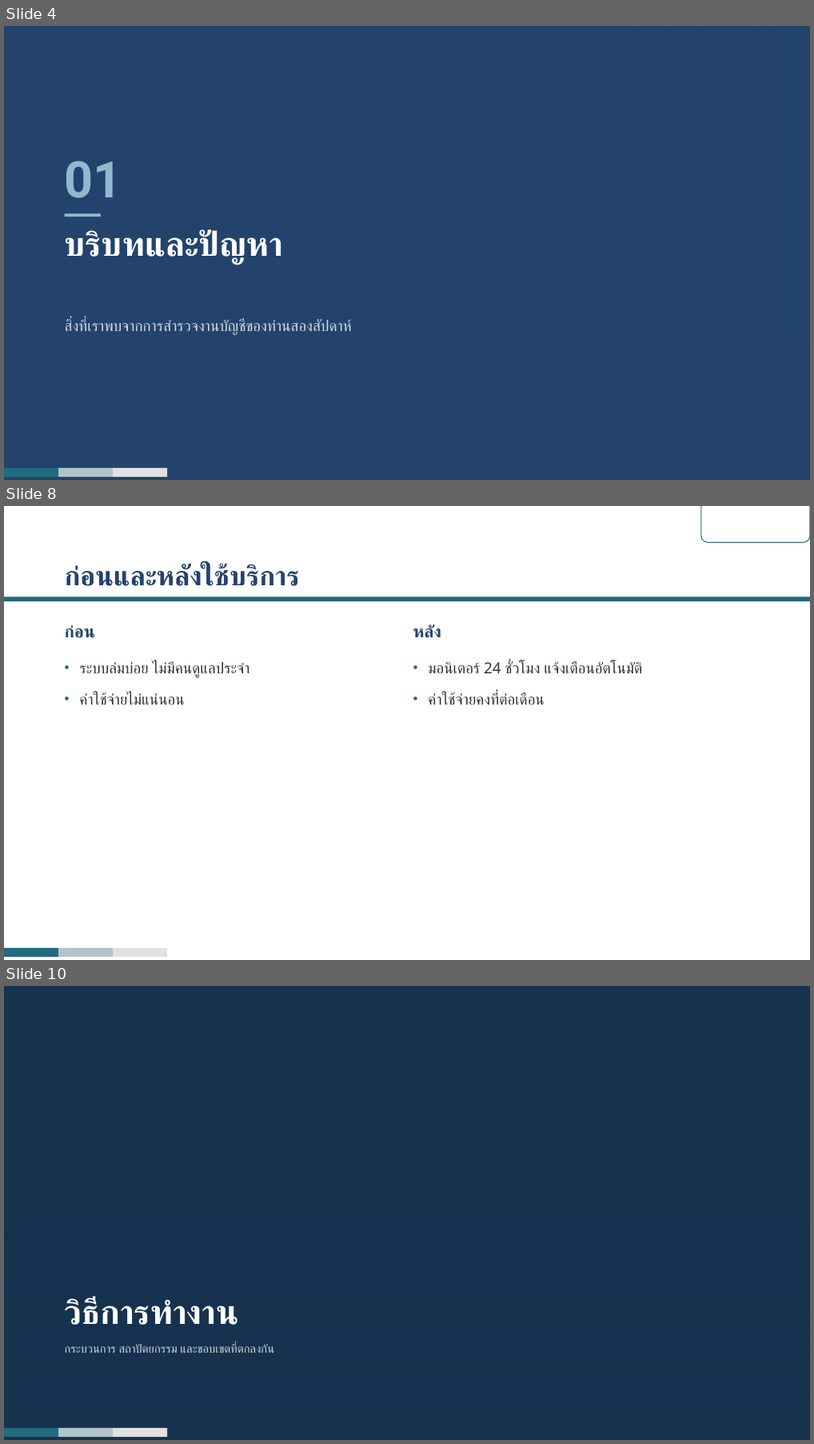
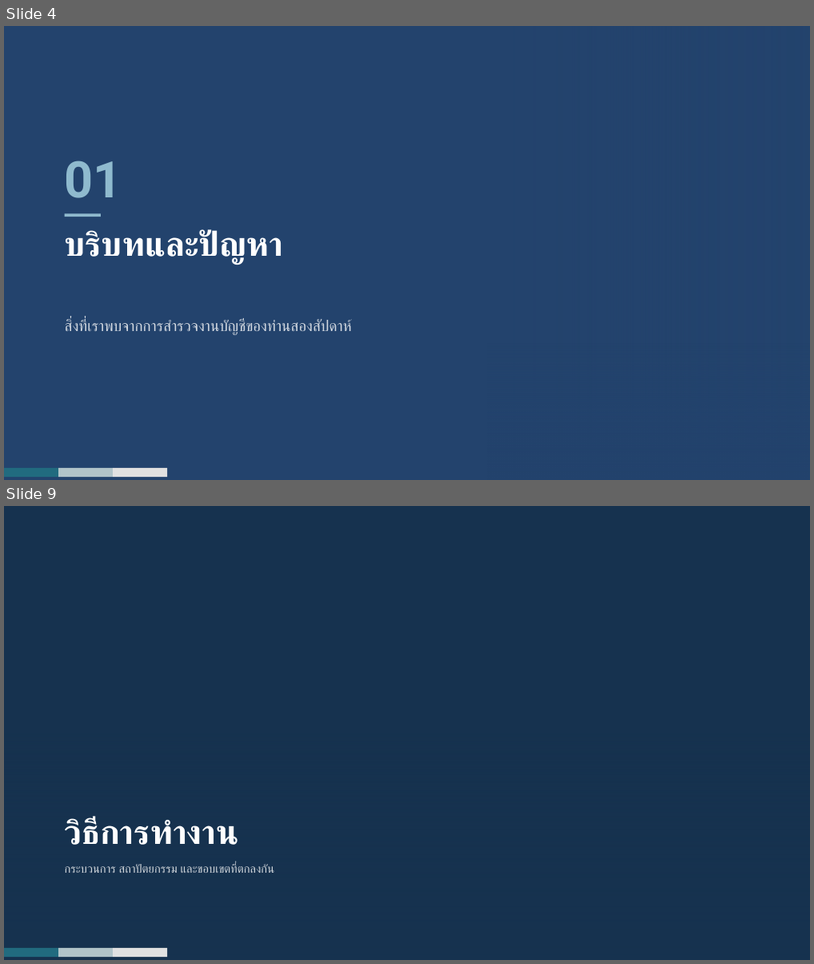
Before and after one commit to rofthanakrit-maker/nct-design-system, a slide deck: NCT-Slide-Template-Corp-Demo.pptx. Shown one above the other, each under a label of ours: slides 4, 8 and 10 before the commit, slides 4 and 9 after it; the slides between them are not shown. The pictures are 814x1444 and 814x964 pixels, drawn with LibreOffice and Linux fonts; fonts in the diff are those of the drawing; background and template pictures are left out. Boxes give left, top, right and bottom in pixels: in the first picture for what was removed or moved away, otherwise in the second. Text is boxed around its words. In the diff, an @@ line names an element or a change of style, - is before the commit and + after.

```diff
--- a/NCT-Slide-Template-Corp-Demo.pptx
+++ b/NCT-Slide-Template-Corp-Demo.pptx
@@ slide 8 removed at box(4, 506, 810, 960), background #FFFFFF; not listed: 3 template elements that a slide beside it also shows @@
@@ round same rect removed at box(702, 506, 810, 542) @@
@@ title removed at box(65, 564, 300, 586) @@
-ก่อนและหลังใช้บริการ
@@ rectangle removed at box(4, 596, 810, 601) @@
@@ text removed at box(65, 625, 95, 638) @@
-ก่อน
@@ text removed at box(414, 624, 442, 638) @@
-หลัง
@@ text removed at box(79, 662, 250, 704) @@
-• ระบบล่มบ่อย ไม่มีคนดูแลประจำ
-• ค่าใช้จ่ายไม่แน่นอน
@@ text removed at box(428, 662, 642, 704) @@
-• มอนิเตอร์ 24 ชั่วโมง แจ้งเตือนอัตโนมัติ
-• ค่าใช้จ่ายคงที่ต่อเดือน
@@ what was slide 10 is now slide 9 @@
```
Also in this commit, not shown: 17 slides changed, 1 slide added, 52 other files.
